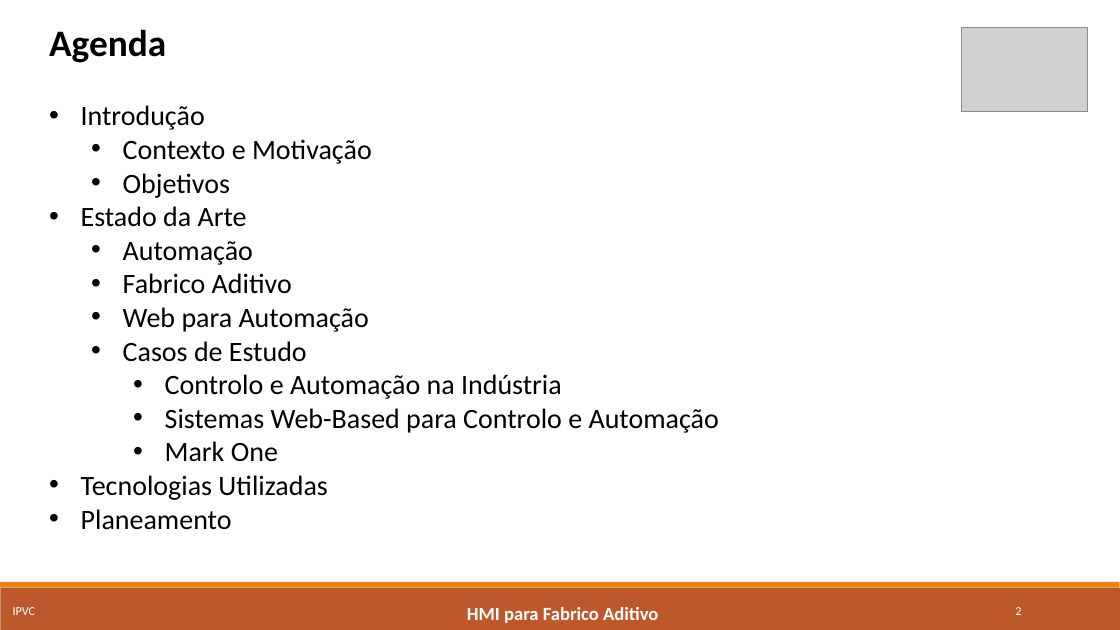
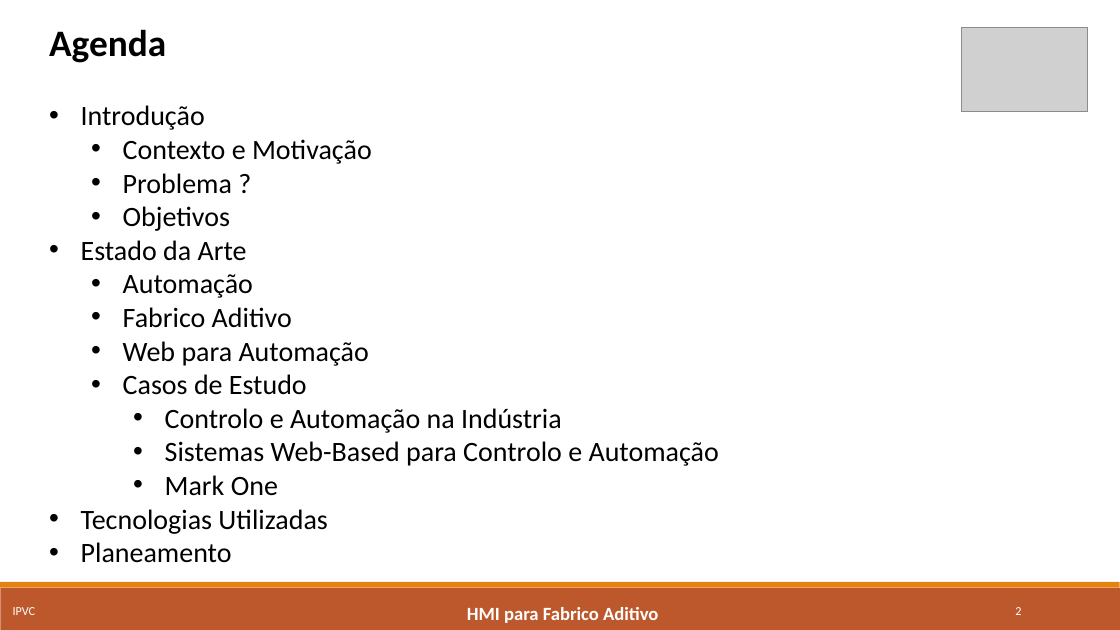
Before and after one commit to marcorlsrodrigues/projeto, a slide deck: slide 2 of Apresentacao Intermedia - Marco Rodrigues.pptx. Drawn at 1120x630 pixels with LibreOffice and Linux fonts; fonts in the diff are those of the drawing; grey boxes stand for pictures. Boxes give left, top, right and bottom in pixels: in the first picture for what was removed or moved away, otherwise in the second. Text is boxed around its words. In the diff, an @@ line names an element or a change of style, - is before the commit and + after.

```diff
--- a/Apresentacao Intermedia - Marco Rodrigues.pptx
+++ b/Apresentacao Intermedia - Marco Rodrigues.pptx
@@ text at <box>123,173,232,194</box>: paragraph added @@
+  • Problema ?
```
Also in this commit, not shown: 3 other slides changed, 3 other files.
